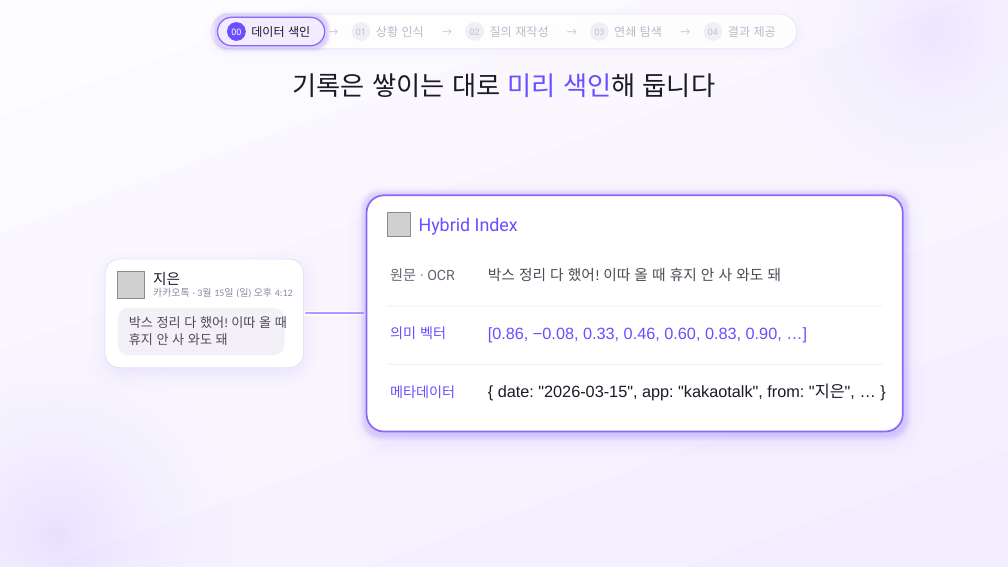
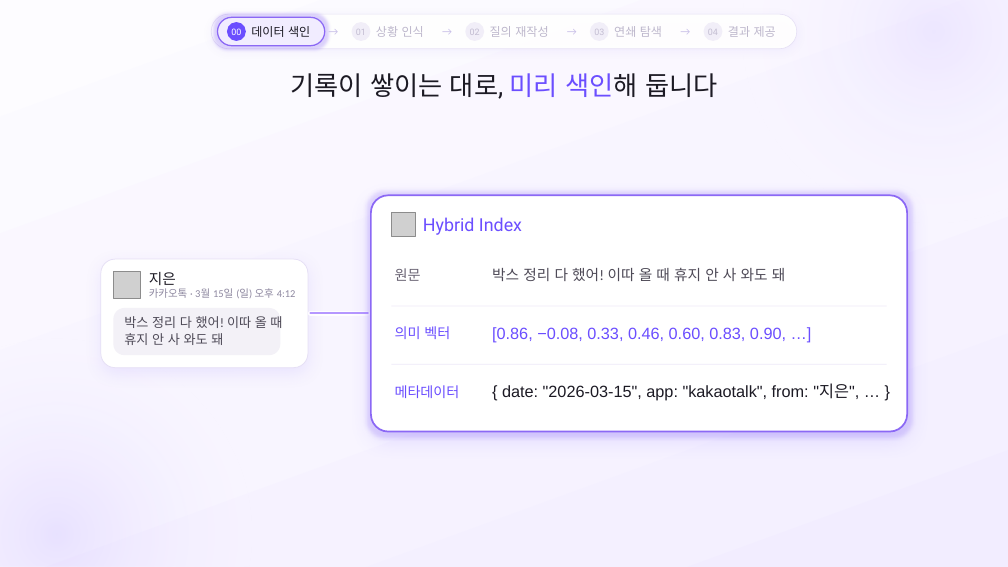
Before and after one commit to SB-Jo/t3, a slide deck: slide 12 of weave/결선준비/09_HowItWorks/HowItWorks_Argon_claude.pptx. Drawn at 1008x567 pixels with LibreOffice and Linux fonts; fonts in the diff are those of the drawing; grey boxes stand for pictures. Boxes give left, top, right and bottom in pixels: in the first picture for what was removed or moved away, otherwise in the second. Text is boxed around its words. In the diff, an @@ line names an element or a change of style, - is before the commit and + after.

```diff
--- a/weave/결선준비/09_HowItWorks/HowItWorks_Argon_claude.pptx
+++ b/weave/결선준비/09_HowItWorks/HowItWorks_Argon_claude.pptx
@@ text at [291,73,717,99]: text changed @@
-기록은 쌓이는 대로 미리 색인해 둡니다
+기록이 쌓이는 대로, 미리 색인해 둡니다
@@ 6 texts, 2 freeform shapes, 1 picture, 1 rounded rectangle: place and size @@
-6 texts, 2 freeform shapes, 1 picture, 1 rounded rectangle at [306,195,903,431]
+6 texts, 2 freeform shapes, 1 picture, 1 rounded rectangle at [310,195,907,431]
@@ rounded rectangle: place and size @@
-rounded rectangle at [105,259,303,368]
+rounded rectangle at [101,259,308,368]
@@ text "지은": place and size @@
-text "지은" at [153,272,180,285]
+text "지은" at [149,272,176,285]
@@ text at [395,268,421,281]: text changed @@
-원문 · OCR
+원문
@@ picture: place and size @@
-picture at [118,271,144,298]
+picture at [113,271,140,298]
@@ text "카카오톡 · 3월 15일 (일) ..." at [149,288,296,298]: size 9.5 to 10 pt @@
@@ rounded rectangle: place and size @@
-rounded rectangle at [118,308,285,355]
+rounded rectangle at [113,308,281,355]
@@ text "박스 정리 다 했어! 이따 ...": place and size @@
-text "박스 정리 다 했어! 이따 ..." at [129,316,287,328]
+text "박스 정리 다 했어! 이따 ..." at [124,316,282,328]
@@ text "휴지 안 사 와도 돼": place and size @@
-text "휴지 안 사 와도 돼" at [129,333,228,345]
+text "휴지 안 사 와도 돼" at [124,333,223,345]
```
Also in this commit, not shown: 13 other slides changed, 25 other files.
